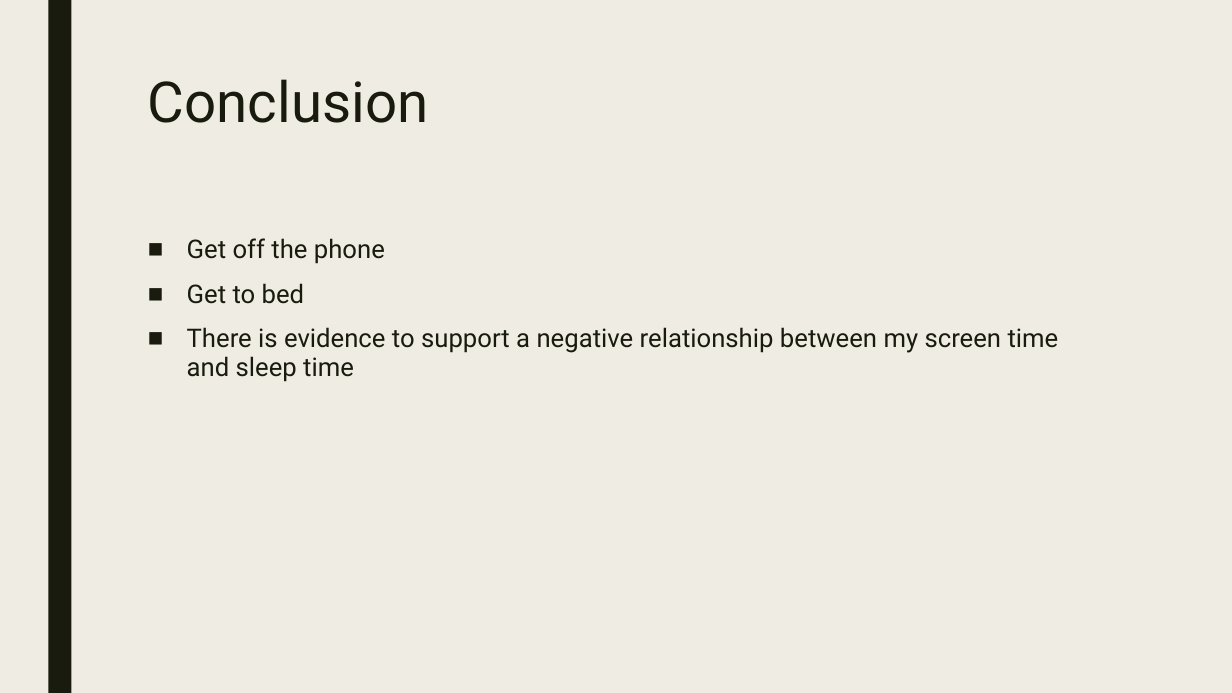
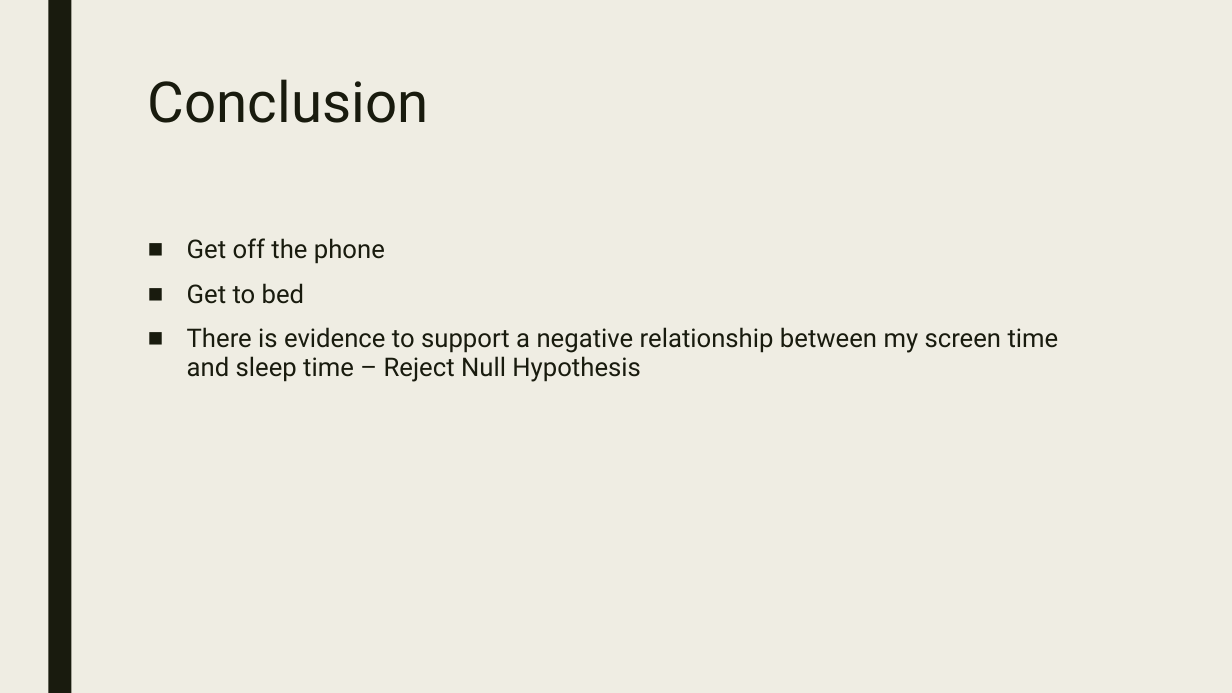
Before and after one commit to Sasb-Industries/Data211-project, a slide deck: slide 11 of ProjectPresentation.pptx. Drawn at 1232x693 pixels with LibreOffice and Linux fonts; fonts in the diff are those of the drawing. Boxes give left, top, right and bottom in pixels: in the first picture for what was removed or moved away, otherwise in the second. Text is boxed around its words. In the diff, an @@ line names an element or a change of style, - is before the commit and + after.

Commit message:
chnages

```diff
--- a/ProjectPresentation.pptx
+++ b/ProjectPresentation.pptx
@@ text at (187,327,1059,382): text changed @@
-■ There is evidence to support a negative relationship between my screen time and sleep time
+■ There is evidence to support a negative relationship between my screen time and sleep time – Reject Null Hypothesis
```
